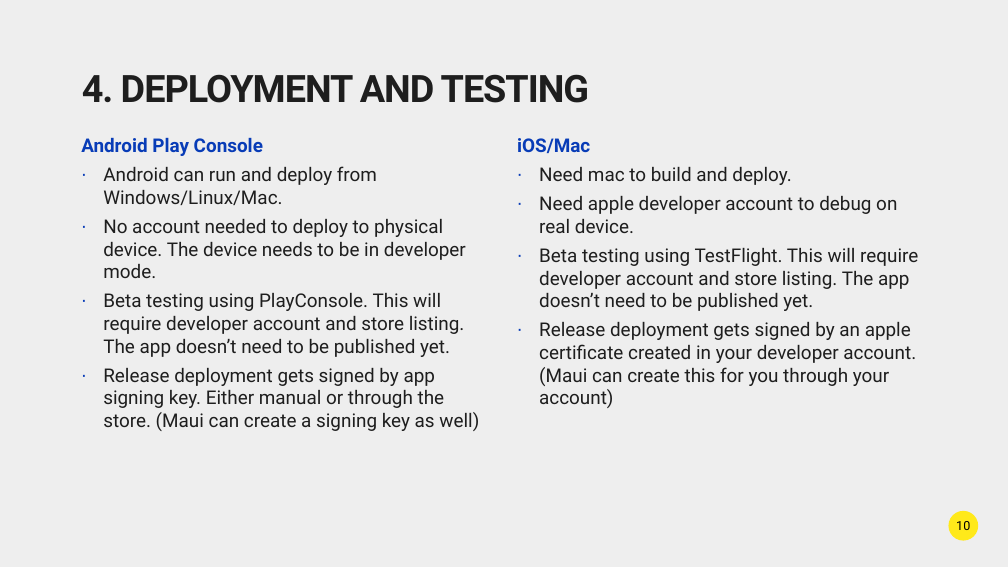
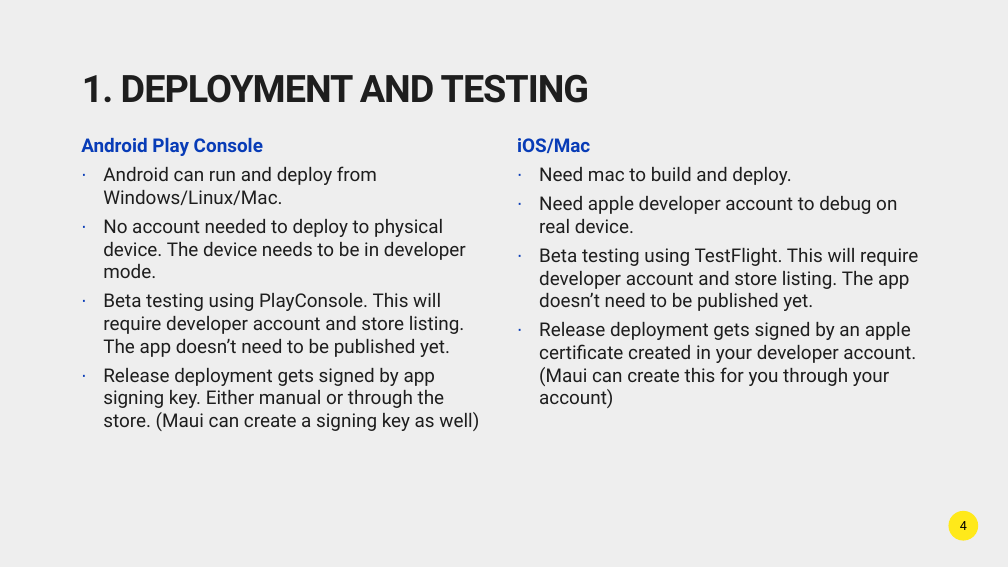
Before and after one commit to DeveloperTales/atmosera-lunchandlearn-2024-maui, a slide deck: slide 4 of presentation.pptx (slide 10 before the commit). Drawn at 1008x567 pixels with LibreOffice and Linux fonts; fonts in the diff are those of the drawing; background and template pictures are left out. Boxes give left, top, right and bottom in pixels: in the first picture for what was removed or moved away, otherwise in the second. Text is boxed around its words. In the diff, an @@ line names an element or a change of style, - is before the commit and + after.

```diff
--- a/presentation.pptx
+++ b/presentation.pptx
@@ title at (82, 74, 590, 103): text changed @@
-4. DEPLOYMENT AND TESTING
+1. DEPLOYMENT AND TESTING
@@ page number at (960, 521, 967, 530): text changed @@
-10
+4
```
Also in this commit, not shown: 3 other slides changed, 1 other file.
